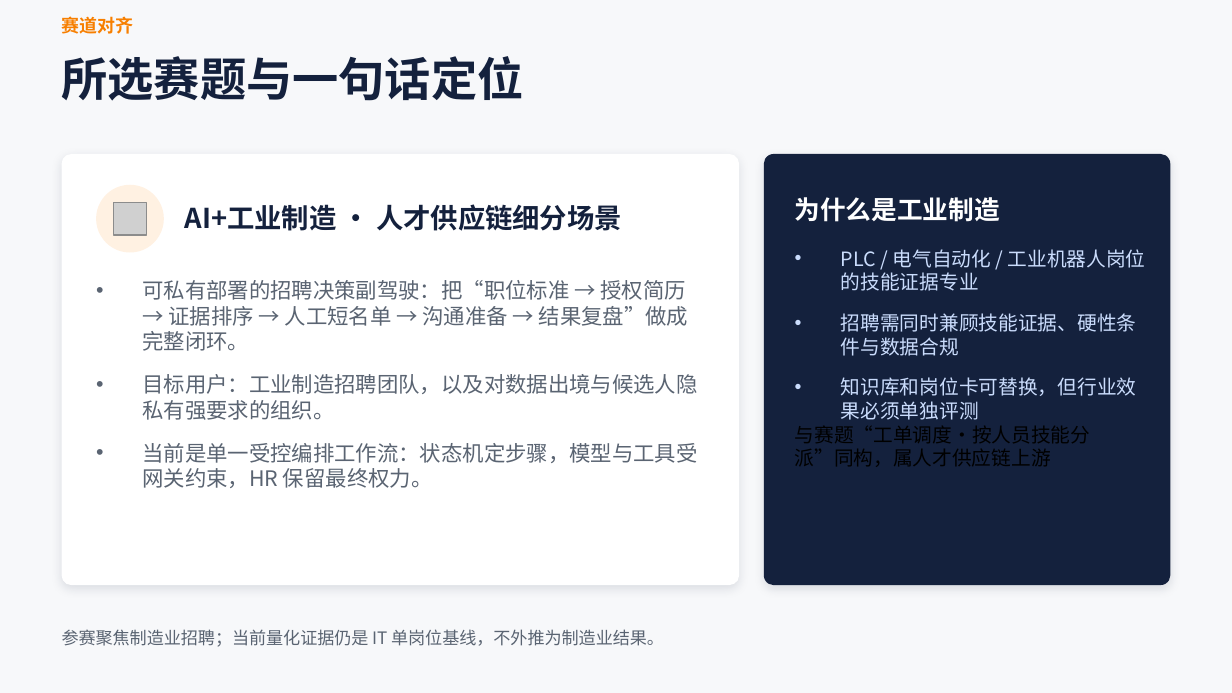
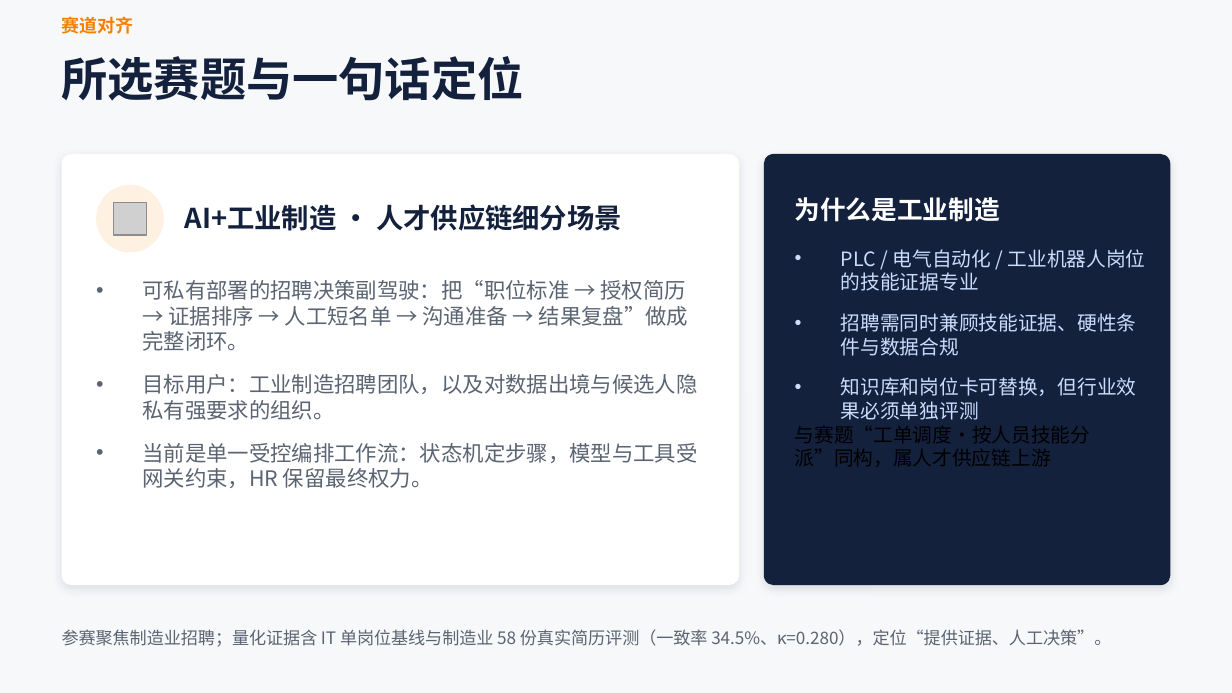
Before and after one commit to xyljobs/recruit-agent, a slide deck: slide 2 of docs/GOAI无界应用_方案PPT.pptx. Drawn at 1232x693 pixels with LibreOffice and Linux fonts; fonts in the diff are those of the drawing; grey boxes stand for pictures. Boxes give left, top, right and bottom in pixels: in the first picture for what was removed or moved away, otherwise in the second. Text is boxed around its words. In the diff, an @@ line names an element or a change of style, - is before the commit and + after.

```diff
--- a/docs/GOAI无界应用_方案PPT.pptx
+++ b/docs/GOAI无界应用_方案PPT.pptx
@@ text at (x1=62, y1=629, x2=1111, y2=647): text changed @@
-参赛聚焦制造业招聘；当前量化证据仍是 IT 单岗位基线，不外推为制造业结果。
+参赛聚焦制造业招聘；量化证据含 IT 单岗位基线与制造业 58 份真实简历评测（一致率 34.5%、κ=0.280），定位“提供证据、人工决策”。
```
Also in this commit, not shown: 3 other slides changed, 18 other files.
